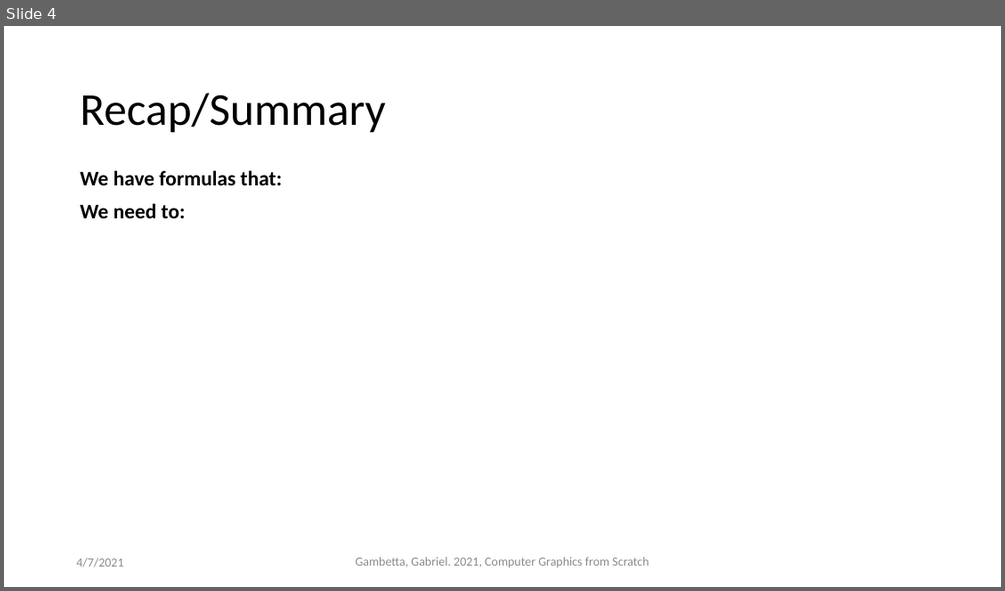
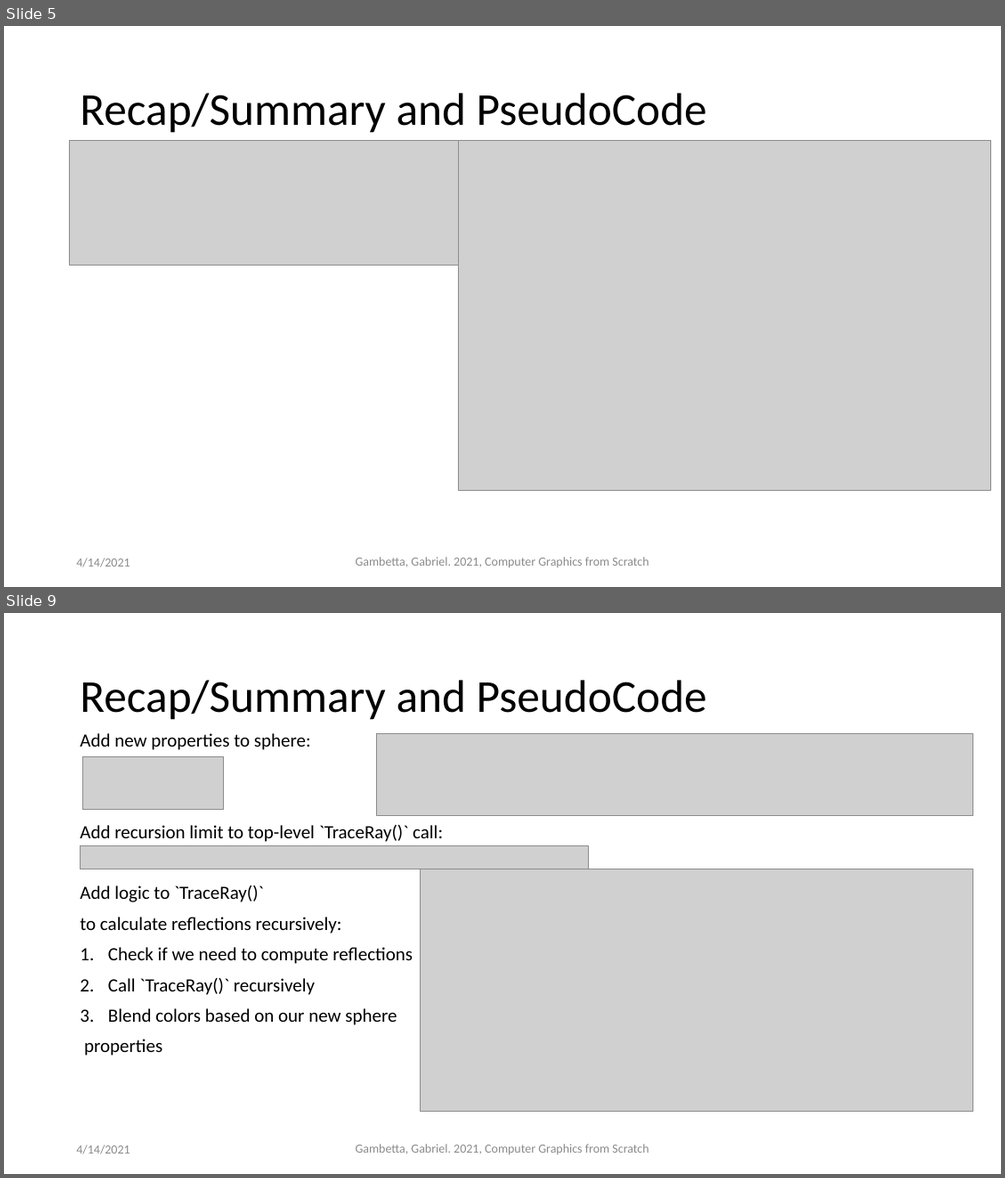
Before and after one commit to ctrachte/JS-Computer-Graphics-Demo, a slide deck: computer-graphics-js-2.pptx. Shown one above the other, each under a label of ours: slide 4 before the commit, slides 5 and 9 after it; the slides between them are not shown. The pictures are 1005x591 and 1005x1178 pixels, drawn with LibreOffice and Linux fonts; fonts in the diff are those of the drawing; grey boxes stand for pictures. Boxes give left, top, right and bottom in pixels: in the first picture for what was removed or moved away, otherwise in the second. Text is boxed around its words. In the diff, an @@ line names an element or a change of style, - is before the commit and + after.

Commit message:
finish ppt slide deck, updated code to include new raytrace methods, reflections, shadows

```diff
--- a/computer-graphics-js-2.pptx
+++ b/computer-graphics-js-2.pptx
@@ slide 9 added at (4, 613, 1001, 1174), background #FFFFFF @@
@@ title added at (80, 680, 707, 720), 44 pt, text #000000 @@
+Recap/Summary and PseudoCode
@@ text added at (80, 733, 443, 1055), 18 pt, text #000000 @@
+Add new properties to sphere:
+Add recursion limit to top-level `TraceRay()` call:
+Add logic to `TraceRay()`
+to calculate reflections recursively:
+1. Check if we need to compute reflections
+2. Call `TraceRay()` recursively
+3. Blend colors based on our new sphere
+properties
@@ picture added at (376, 734, 973, 816) @@
@@ picture added at (83, 756, 224, 810) @@
@@ picture added at (81, 845, 589, 868) @@
@@ picture added at (421, 868, 973, 1111) @@
@@ text added at (76, 1144, 129, 1154), 12 pt, text #8C8C8C @@
+4/14/2021
@@ text added at (356, 1143, 648, 1154), 12 pt, text #8C8C8C @@
+Gambetta, Gabriel. 2021, Computer Graphics from Scratch
@@ what was slide 4 is now slide 5 @@
@@ slide 5 changed as well @@
@@ title at (80, 93, 707, 133): text changed @@
-Recap/Summary
+Recap/Summary and PseudoCode
@@ picture added at (69, 140, 583, 265) @@
@@ picture added at (458, 140, 991, 491) @@
@@ text removed at (80, 170, 282, 218) @@
-We have formulas that:
-We need to:
@@ text at (76, 557, 129, 567): text changed @@
-4/7/2021
+4/14/2021
```
Also in this commit, not shown: 4 other slides changed, 4 other slides added, 1 other file.
